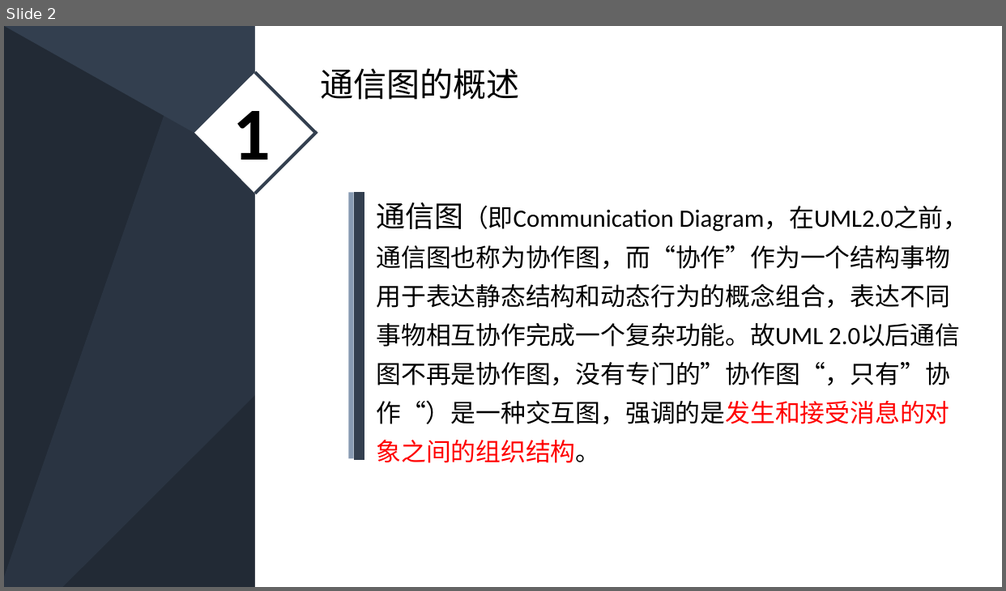
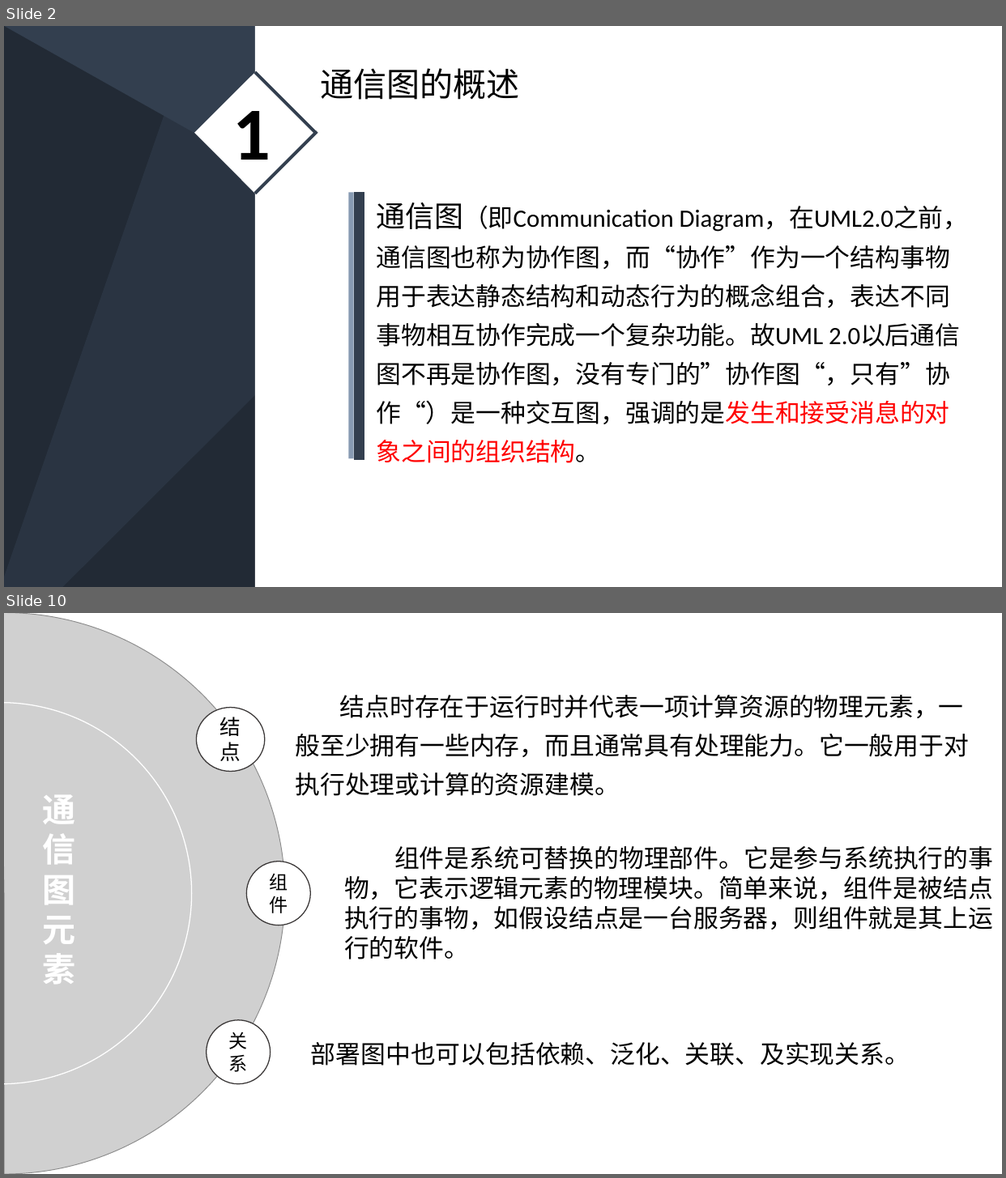
Before and after one commit to PRD2018-G03/PRD2018-G03-SoftwareEngineeringProject, a slide deck: 非受控文档/2_叶柏成/PPT/深蓝低调稳重商务PPT模板.pptx. Shown one above the other, each under a label of ours: slide 2 before the commit, slides 2 and 10 after it; the slides between them are not shown. The pictures are 1006x591 and 1006x1178 pixels, drawn with LibreOffice and Linux fonts; fonts in the diff are those of the drawing; grey boxes stand for pictures. Boxes give left, top, right and bottom in pixels: in the first picture for what was removed or moved away, otherwise in the second. Text is boxed around its words. In the diff, an @@ line names an element or a change of style, - is before the commit and + after.

```diff
--- a/非受控文档/2_叶柏成/PPT/深蓝低调稳重商务PPT模板.pptx
+++ b/非受控文档/2_叶柏成/PPT/深蓝低调稳重商务PPT模板.pptx
@@ slide 10 added at bbox=[4, 613, 1002, 1174], background #FFFFFF @@
@@ picture added at bbox=[4, 613, 286, 1174] @@
@@ ellipse added at bbox=[4, 703, 192, 1084], outline #FFFFFF 1 pt @@
@@ ellipse added at bbox=[197, 707, 265, 771], fill #FFFFFF, outline #3B3838 1 pt, 20 pt, text #000000 @@
+结点
@@ text added at bbox=[295, 695, 969, 796], 24 pt, text #000000 @@
+结点时存在于运行时并代表一项计算资源的物理元素，一般至少拥有一些内存，而且通常具有处理能力。它一般用于对执行处理或计算的资源建模。
@@ text added at bbox=[43, 795, 76, 984], 32 pt, text #FFFFFF, bold @@
+通信图元素
@@ text added at bbox=[344, 846, 993, 960], 24 pt, text #000000 @@
+组件是系统可替换的物理部件。它是参与系统执行的事物，它表示逻辑元素的物理模块。简单来说，组件是被结点执行的事物，如假设结点是一台服务器，则组件就是其上运行的软件。
@@ ellipse added at bbox=[246, 862, 310, 925], fill #FFFFFF, outline #3B3838 1 pt, 18 pt, text #000000 @@
+组件
@@ ellipse added at bbox=[206, 1020, 270, 1084], fill #FFFFFF, outline #3B3838 1 pt, 18 pt, text #000000 @@
+关系
@@ text added at bbox=[311, 1042, 910, 1066], 24 pt, text #000000 @@
+部署图中也可以包括依赖、泛化、关联、及实现关系。
```
Also in this commit, not shown: 3 slides changed, 5 other slides added, 7 slides removed.
